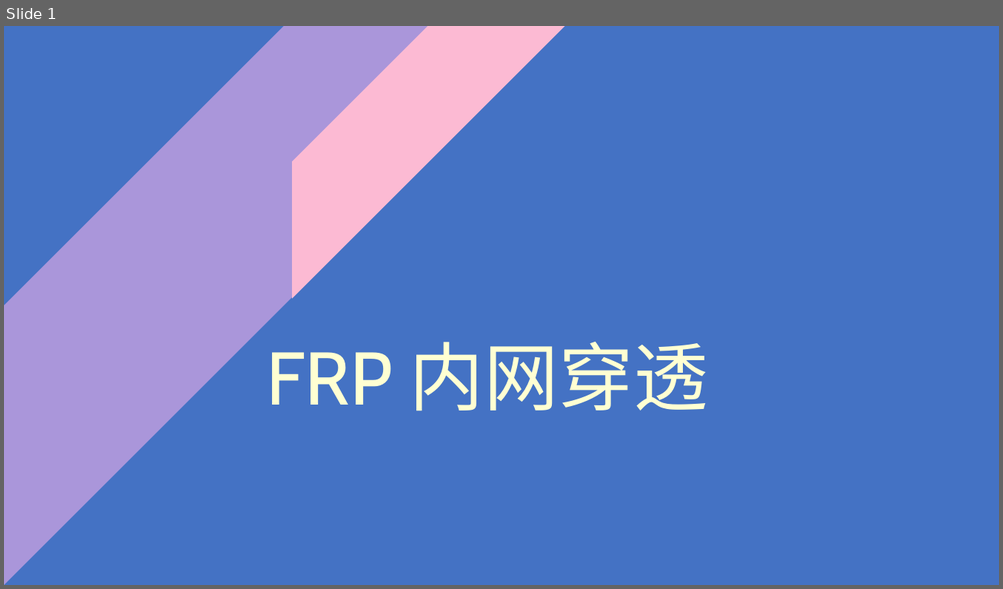
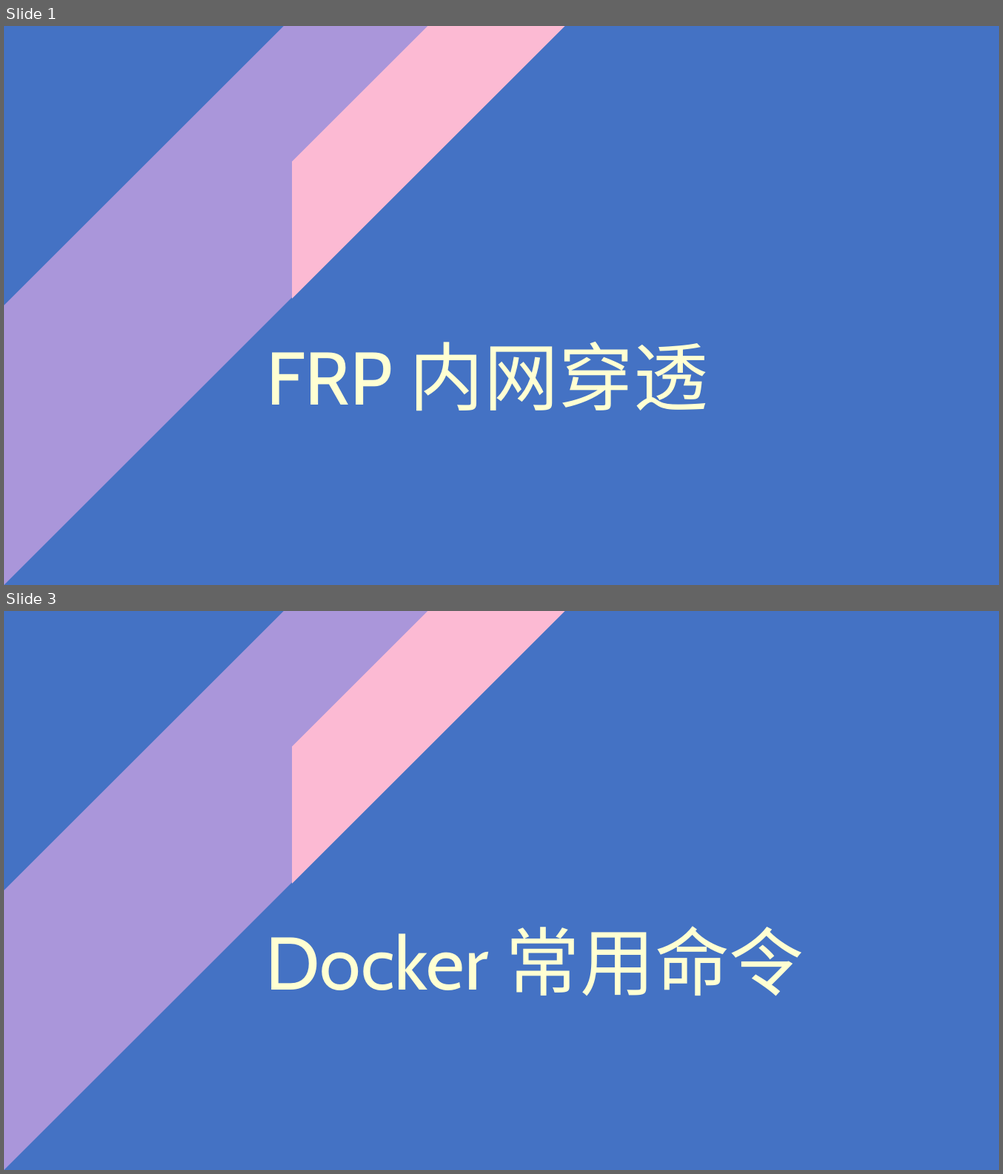
Before and after one commit to XiaoJie-01/CDN, a slide deck: images/Cover picture.pptx. Shown one above the other, each under a label of ours: slide 1 before the commit, slides 1 and 3 after it; the slides between them are not shown. The pictures are 1003x589 and 1003x1174 pixels, drawn with LibreOffice and Linux fonts; fonts in the diff are those of the drawing. Boxes give left, top, right and bottom in pixels: in the first picture for what was removed or moved away, otherwise in the second. Text is boxed around its words. In the diff, an @@ line names an element or a change of style, - is before the commit and + after.

```diff
--- a/images/Cover picture.pptx
+++ b/images/Cover picture.pptx
@@ slide 3 added at (4, 611, 999, 1170), background #4472C4 @@
@@ diag stripe added at (4, 611, 563, 1170), fill #AA96DA @@
@@ diag stripe added at (292, 611, 566, 884), fill #FCBAD3 @@
@@ text added at (266, 926, 803, 997), 72 pt, text #FFFFD2 @@
+Docker 常用命令
```
Also in this commit, not shown: 1 other slide added, 8 other files.
